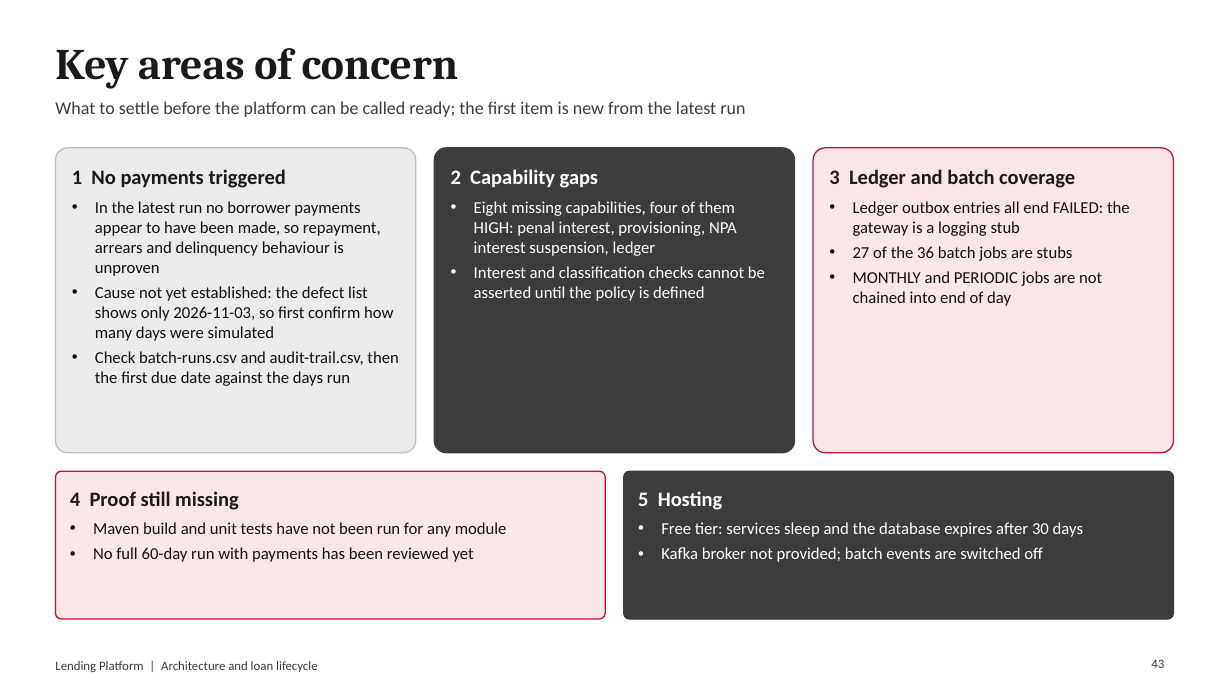
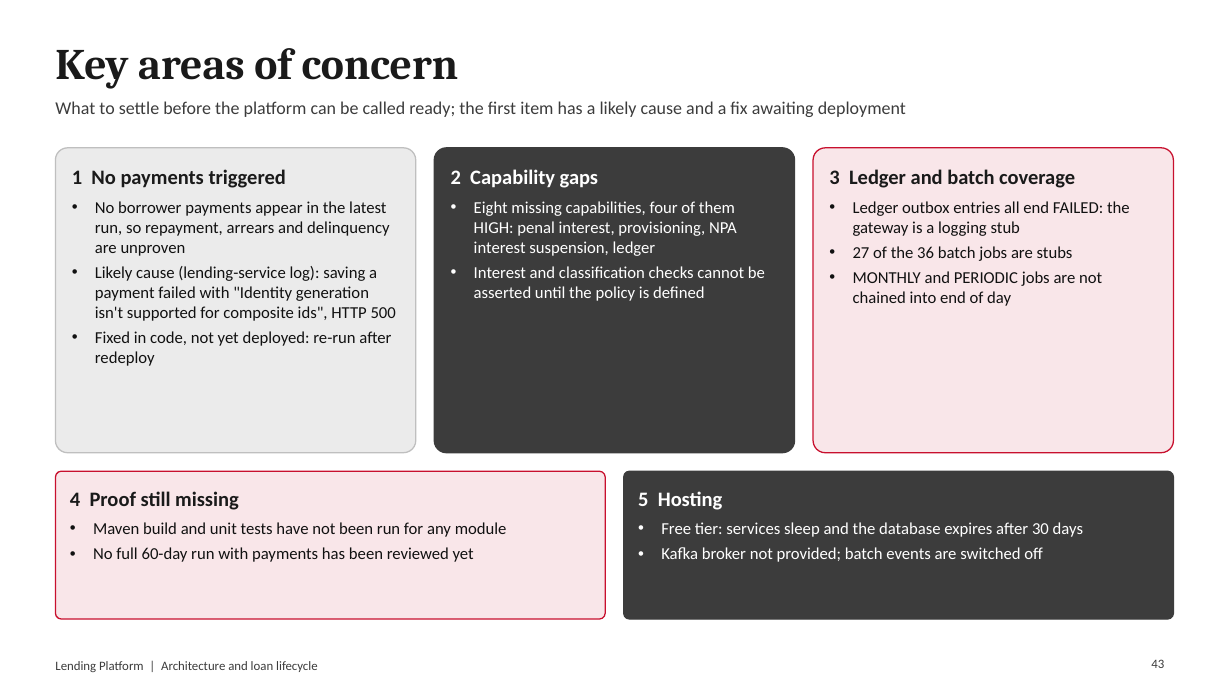
Before and after one commit to kiran199-code/lending, a slide deck: slide 43 of docs/Lending-Platform-Architecture-v1.6.pptx. Drawn at 1232x693 pixels with LibreOffice and Linux fonts; fonts in the diff are those of the drawing. Boxes give left, top, right and bottom in pixels: in the first picture for what was removed or moved away, otherwise in the second. Text is boxed around its words. In the diff, an @@ line names an element or a change of style, - is before the commit and + after.

```diff
--- a/docs/Lending-Platform-Architecture-v1.6.pptx
+++ b/docs/Lending-Platform-Architecture-v1.6.pptx
@@ text at box(55, 101, 906, 117): text changed @@
-What to settle before the platform can be called ready; the first item is new from the latest run
+What to settle before the platform can be called ready; the first item has a likely cause and a fix awaiting deployment
@@ text in rounded rectangle at box(95, 201, 396, 366): text changed @@
-• In the latest run no borrower payments appear to have been made, so repayment, arrears and delinquency behaviour is unproven
-• Cause not yet established: the defect list shows only 2026-11-03, so first confirm how many days were simulated
-• Check batch-runs.csv and audit-trail.csv, then the first due date against the days run
+• No borrower payments appear in the latest run, so repayment, arrears and delinquency are unproven
+• Likely cause (lending-service log): saving a payment failed with "Identity generation isn't supported for composite ids", HTTP 500
+• Fixed in code, not yet deployed: re-run after redeploy
```
Also in this commit, not shown: 4 other slides changed, 7 other files.
